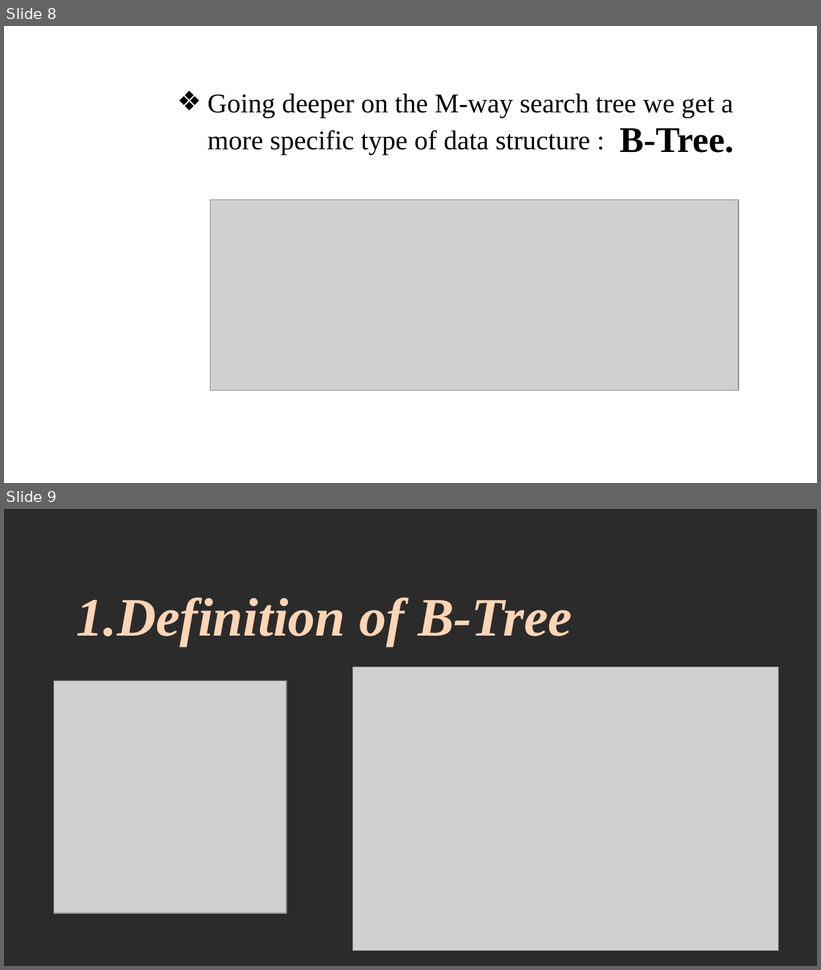
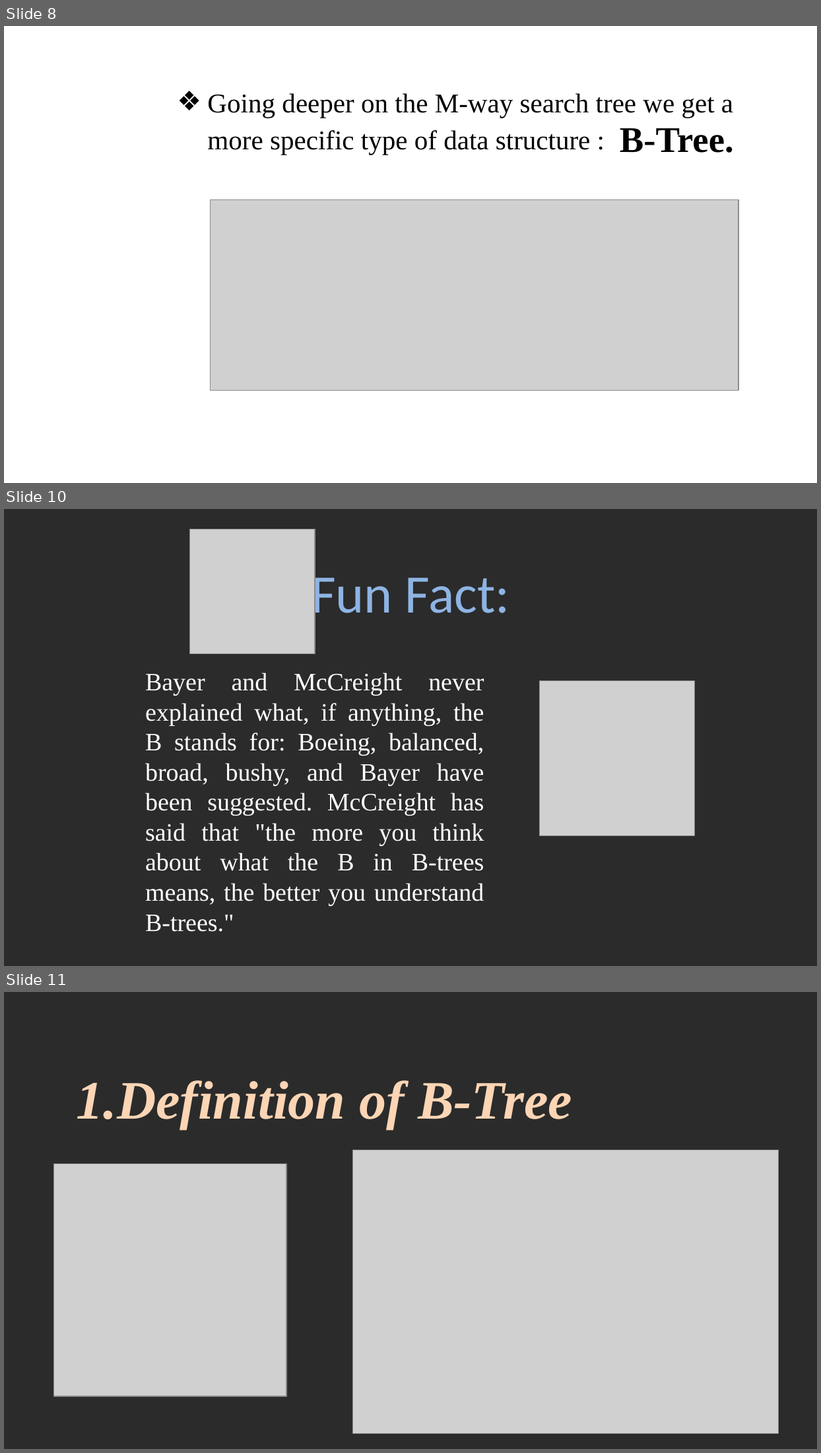
Before and after one commit to viettungvuong/Seminar, a slide deck: Seminar.pptx. Shown one above the other, each under a label of ours: slides 8 and 9 before the commit, slides 8, 10 and 11 after it; the slides between them are not shown. The pictures are 821x970 and 821x1453 pixels, drawn with LibreOffice and Linux fonts; fonts in the diff are those of the drawing; grey boxes stand for pictures; background and template pictures are left out; a plain dark background stands for a picture behind light text. Boxes give left, top, right and bottom in pixels: in the first picture for what was removed or moved away, otherwise in the second. Text is boxed around its words. In the diff, an @@ line names an element or a change of style, - is before the commit and + after.

```diff
--- a/Seminar.pptx
+++ b/Seminar.pptx
@@ slide 10 added at [4, 509, 817, 966], background picture (left out) @@
@@ picture added at [190, 529, 316, 655] @@
@@ title added at [311, 568, 510, 626], 48 pt, text #8EB4E3 @@
+Fun Fact:
@@ text added at [145, 673, 484, 906], 22.2 pt, text #FFFFFF @@
+Bayer and McCreight never explained what, if anything, the B stands for: Boeing, balanced, broad, bushy, and Bayer have been suggested. McCreight has said that "the more you think about what the B in B-trees means, the better you understand B-trees."
@@ picture added at [540, 681, 695, 836] @@
@@ what was slide 9 is now slide 11 @@
```
Also in this commit, not shown: 1 other slide added, 1 other file.
